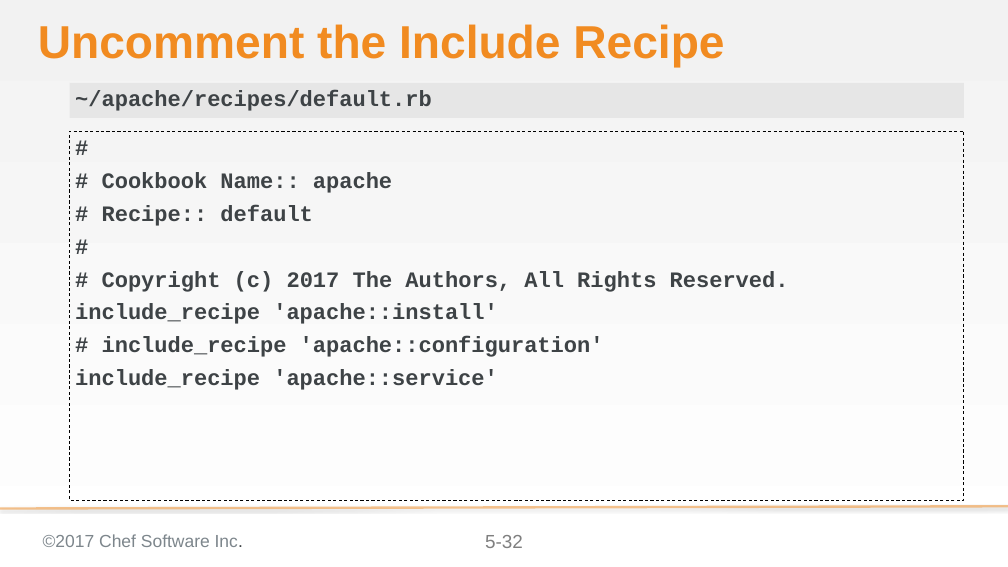
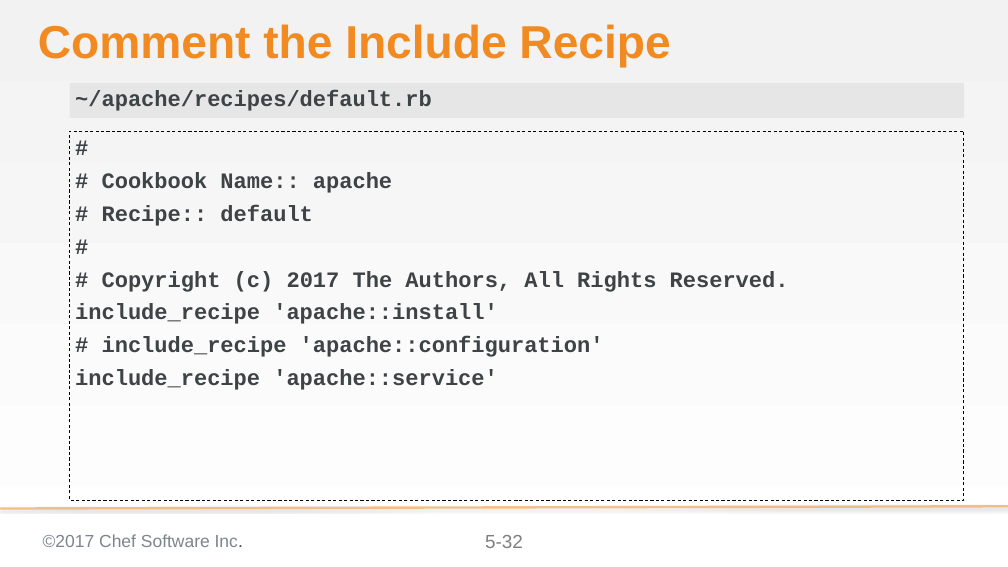
Before and after one commit to ericheiser/chef-intermediate, a slide deck: slide 32 of 05-faster_feedback_with_unit_testing.pptx. Drawn at 1008x567 pixels with LibreOffice and Linux fonts; fonts in the diff are those of the drawing; background and template pictures are left out. Boxes give left, top, right and bottom in pixels: in the first picture for what was removed or moved away, otherwise in the second. Text is boxed around its words. In the diff, an @@ line names an element or a change of style, - is before the commit and + after.

```diff
--- a/05-faster_feedback_with_unit_testing.pptx
+++ b/05-faster_feedback_with_unit_testing.pptx
@@ title at (38, 24, 670, 67): text changed @@
-Uncomment the Include Recipe
+Comment the Include Recipe
```
Also in this commit, not shown: 1 other slide changed, 5 slides added, 2 other files.
